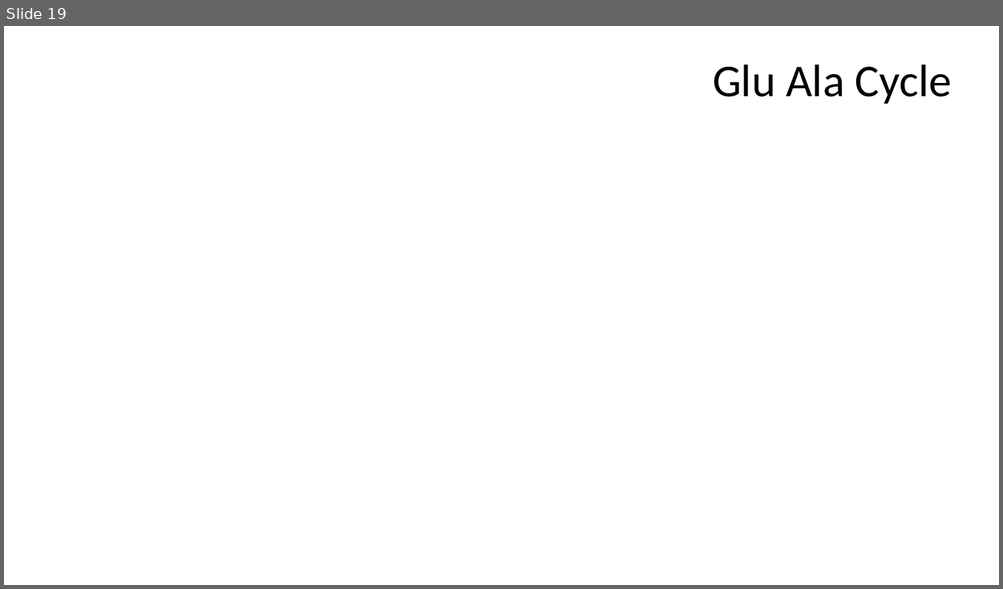
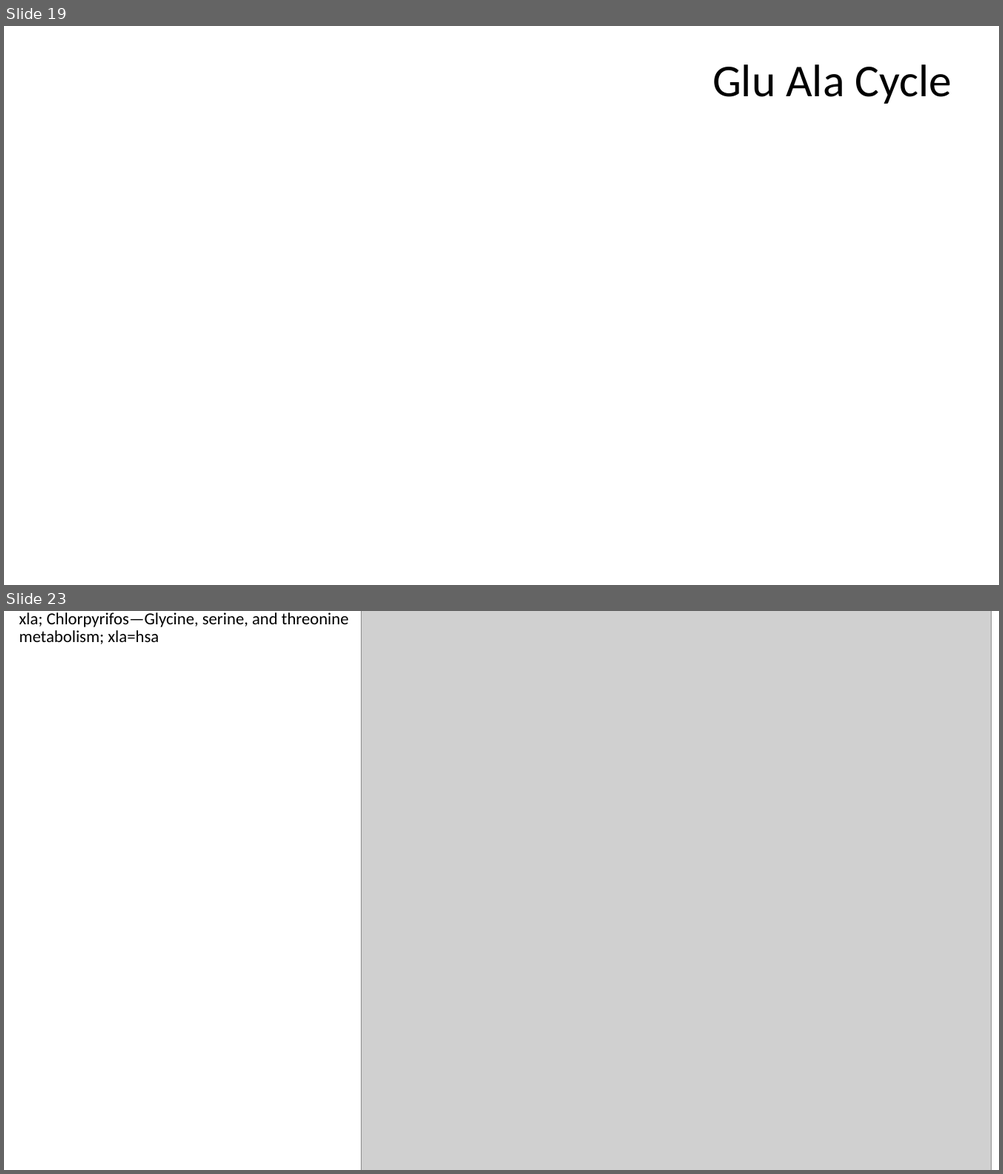
Before and after one commit to amphibian-exeff/vanmeter_salamander_exposures, a slide deck: pptx/vanmeter_salamander_exposures.pptx. Shown one above the other, each under a label of ours: slide 19 before the commit, slides 19 and 23 after it; the slides between them are not shown. The pictures are 1003x589 and 1003x1174 pixels, drawn with LibreOffice and Linux fonts; fonts in the diff are those of the drawing; grey boxes stand for pictures. Boxes give left, top, right and bottom in pixels: in the first picture for what was removed or moved away, otherwise in the second. Text is boxed around its words. In the diff, an @@ line names an element or a change of style, - is before the commit and + after.

```diff
--- a/pptx/vanmeter_salamander_exposures.pptx
+++ b/pptx/vanmeter_salamander_exposures.pptx
@@ slide 23 added at <box>4,611,999,1170</box>, background #FFFFFF @@
@@ title added at <box>19,612,349,644</box>, 16.2 pt, text #000000 @@
+xla; Chlorpyrifos—Glycine, serine, and threonine
+metabolism; xla=hsa
@@ picture added at <box>361,611,991,1170</box> @@
```
Also in this commit, not shown: 9 other slides added, 10 other files.
